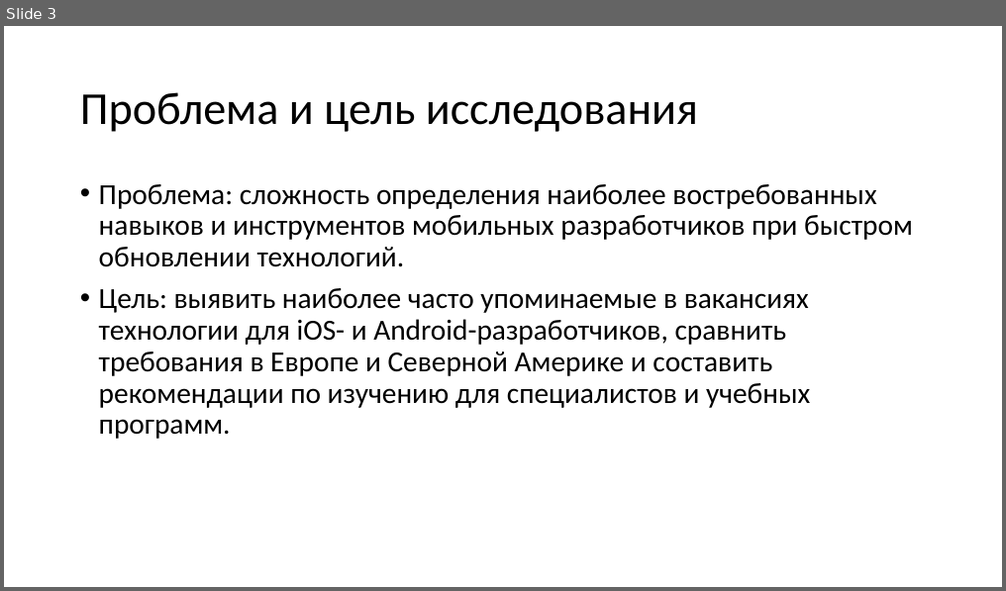
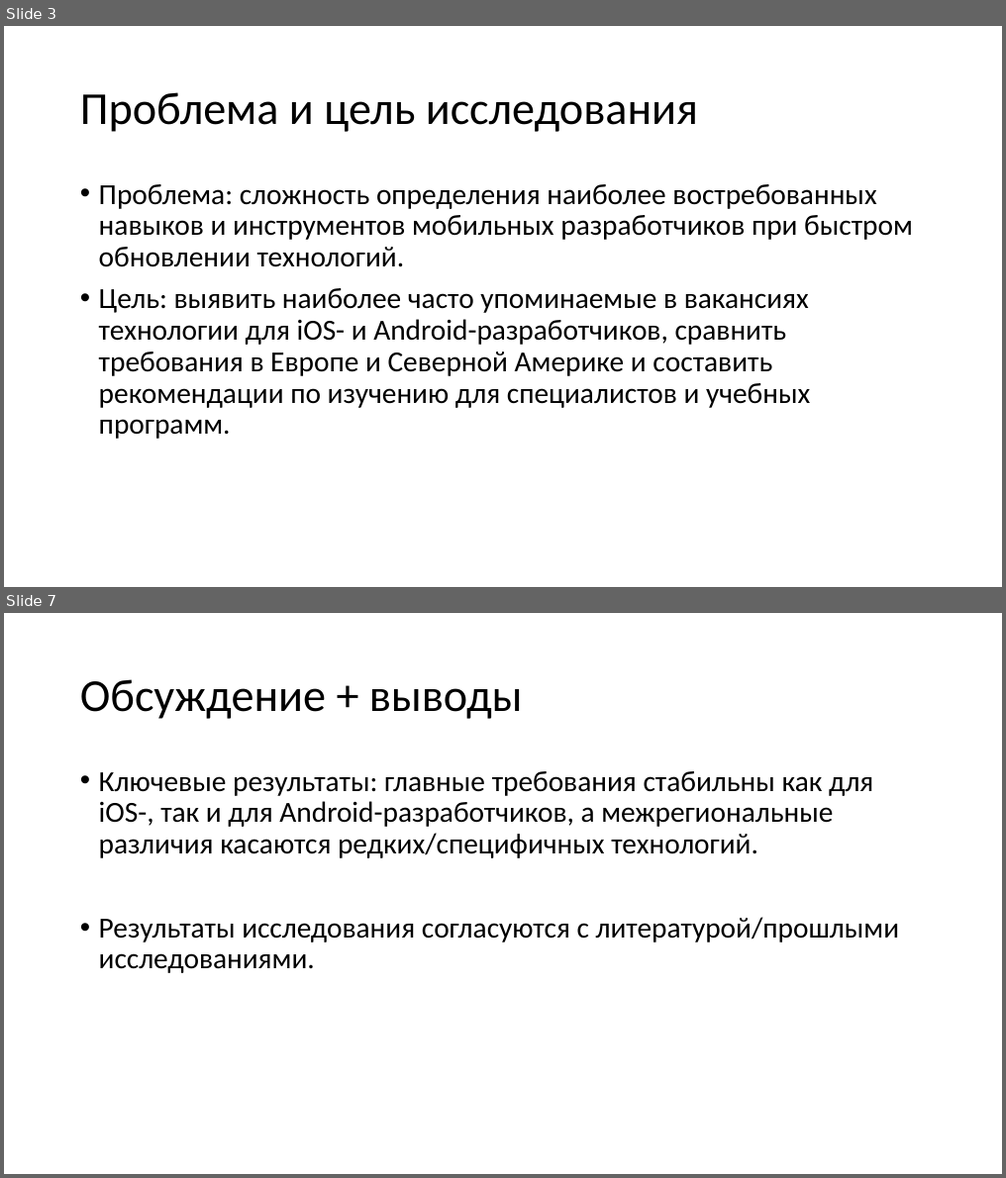
Before and after one commit to S0la1re/Research-work-new, a slide deck: Presentations of Bachelor's theses.pptx. Shown one above the other, each under a label of ours: slide 3 before the commit, slides 3 and 7 after it; the slides between them are not shown. The pictures are 1006x591 and 1006x1178 pixels, drawn with LibreOffice and Linux fonts; fonts in the diff are those of the drawing. Boxes give left, top, right and bottom in pixels: in the first picture for what was removed or moved away, otherwise in the second. Text is boxed around its words. In the diff, an @@ line names an element or a change of style, - is before the commit and + after.

```diff
--- a/Presentations of Bachelor's theses.pptx
+++ b/Presentations of Bachelor's theses.pptx
@@ slide 7 added at [4,613,1002,1174], background #FFFFFF @@
@@ title added at [80,679,523,719], 44 pt, text #000000 @@
+Обсуждение + выводы
@@ text added at [99,771,900,973], 28 pt, text #000000 @@
+• Ключевые результаты: главные требования стабильны как для iOS-, так и для Android-разработчиков, а межрегиональные различия касаются редких/специфичных технологий.
+• Результаты исследования согласуются с литературой/прошлыми исследованиями.
```
Also in this commit, not shown: 2 slides changed, 4 other slides added, 2 slides removed.
